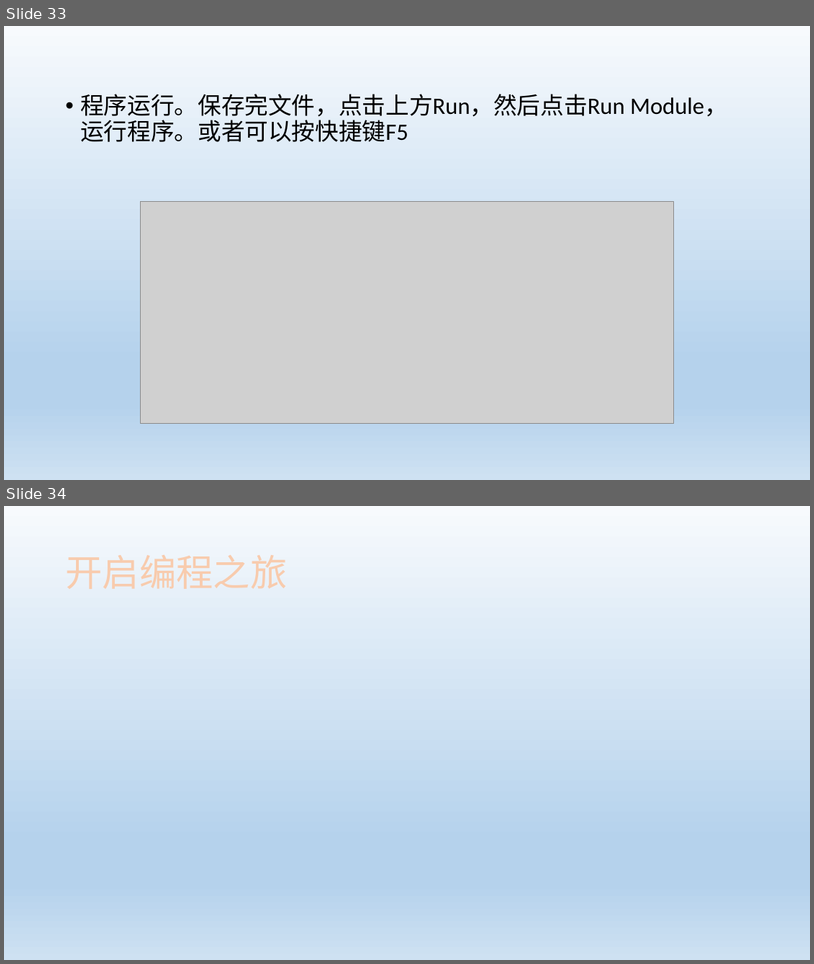
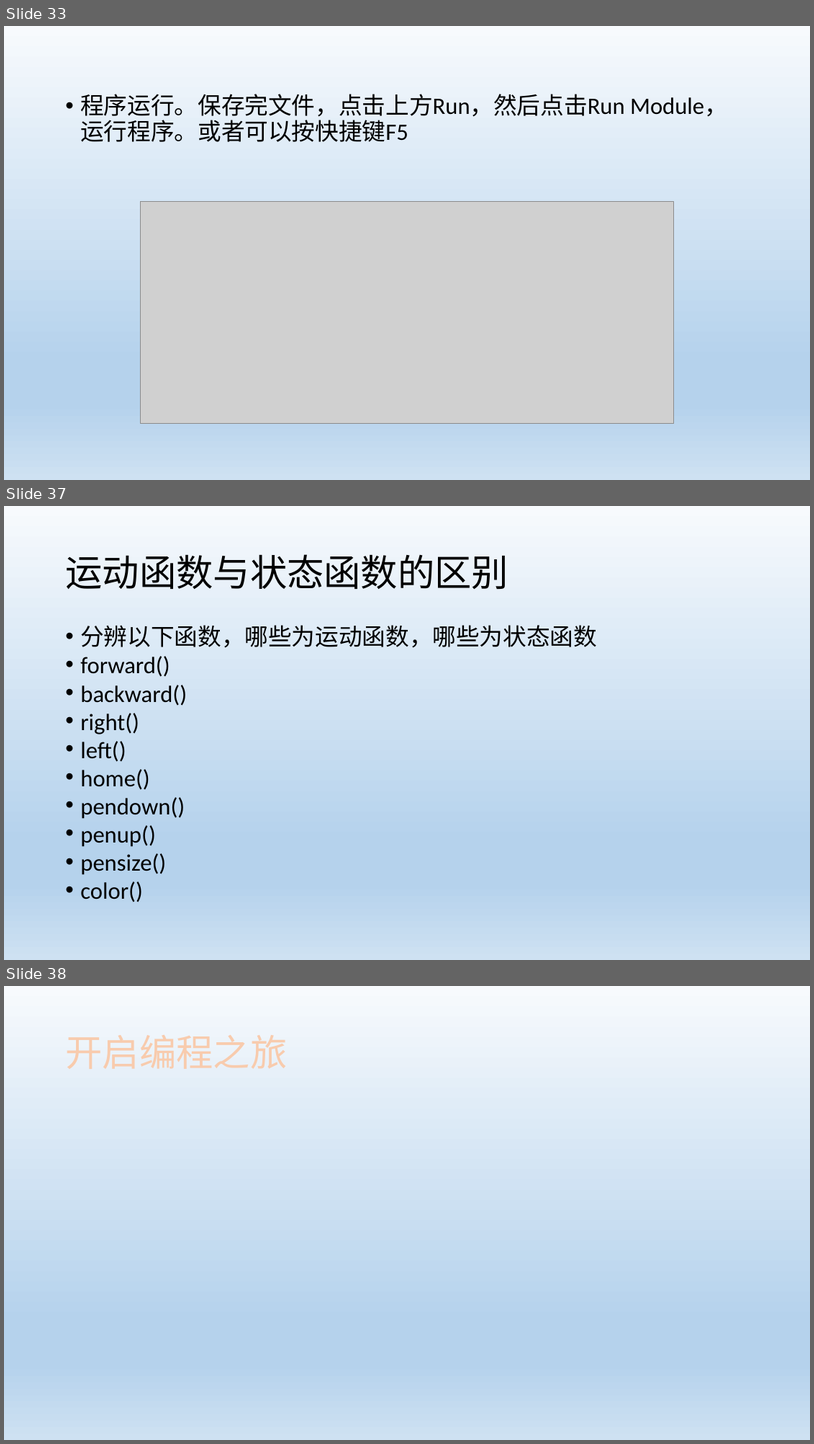
Before and after one commit to HKingdoom/learngit, a slide deck: Python01.pptx. Shown one above the other, each under a label of ours: slides 33 and 34 before the commit, slides 33, 37 and 38 after it; the slides between them are not shown. The pictures are 814x964 and 814x1444 pixels, drawn with LibreOffice and Linux fonts; fonts in the diff are those of the drawing; grey boxes stand for pictures. Boxes give left, top, right and bottom in pixels: in the first picture for what was removed or moved away, otherwise in the second. Text is boxed around its words. In the diff, an @@ line names an element or a change of style, - is before the commit and + after.

```diff
--- a/Python01.pptx
+++ b/Python01.pptx
@@ slide 37 added at [4,506,810,960], background gradient #F7FAFD to #B5D2EC to #CEE1F2 @@
@@ title added at [65,554,509,589], 44 pt, text #000000 @@
+运动函数与状态函数的区别
@@ text added at [80,625,597,902], 28 pt, text #000000 @@
+• 分辨以下函数，哪些为运动函数，哪些为状态函数
+• forward()
+• backward()
+• right()
+• left()
+• home()
+• pendown()
+• penup()
+• pensize()
+• color()
@@ what was slide 34 is now slide 38 @@
```
Also in this commit, not shown: 3 other slides added.
